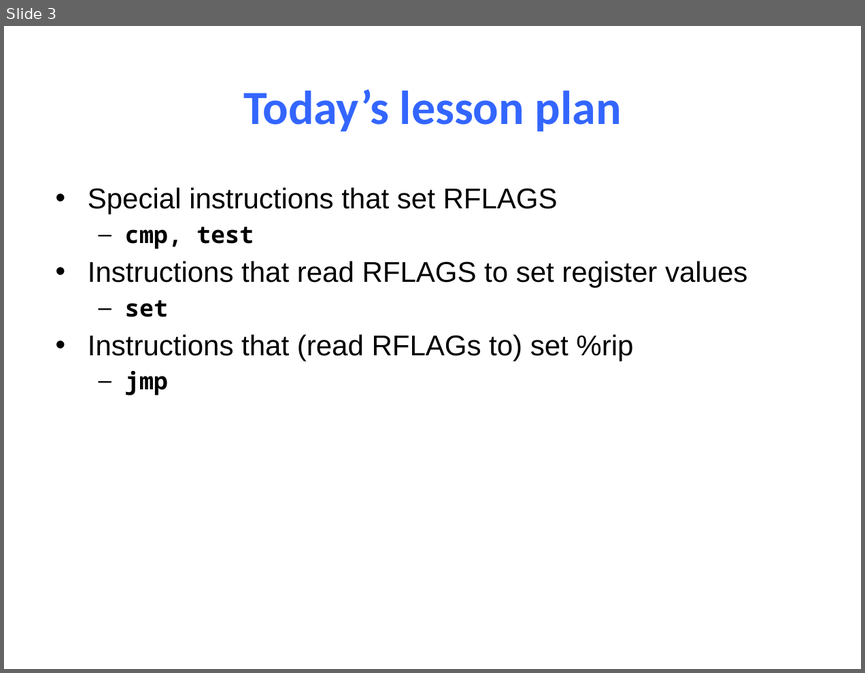
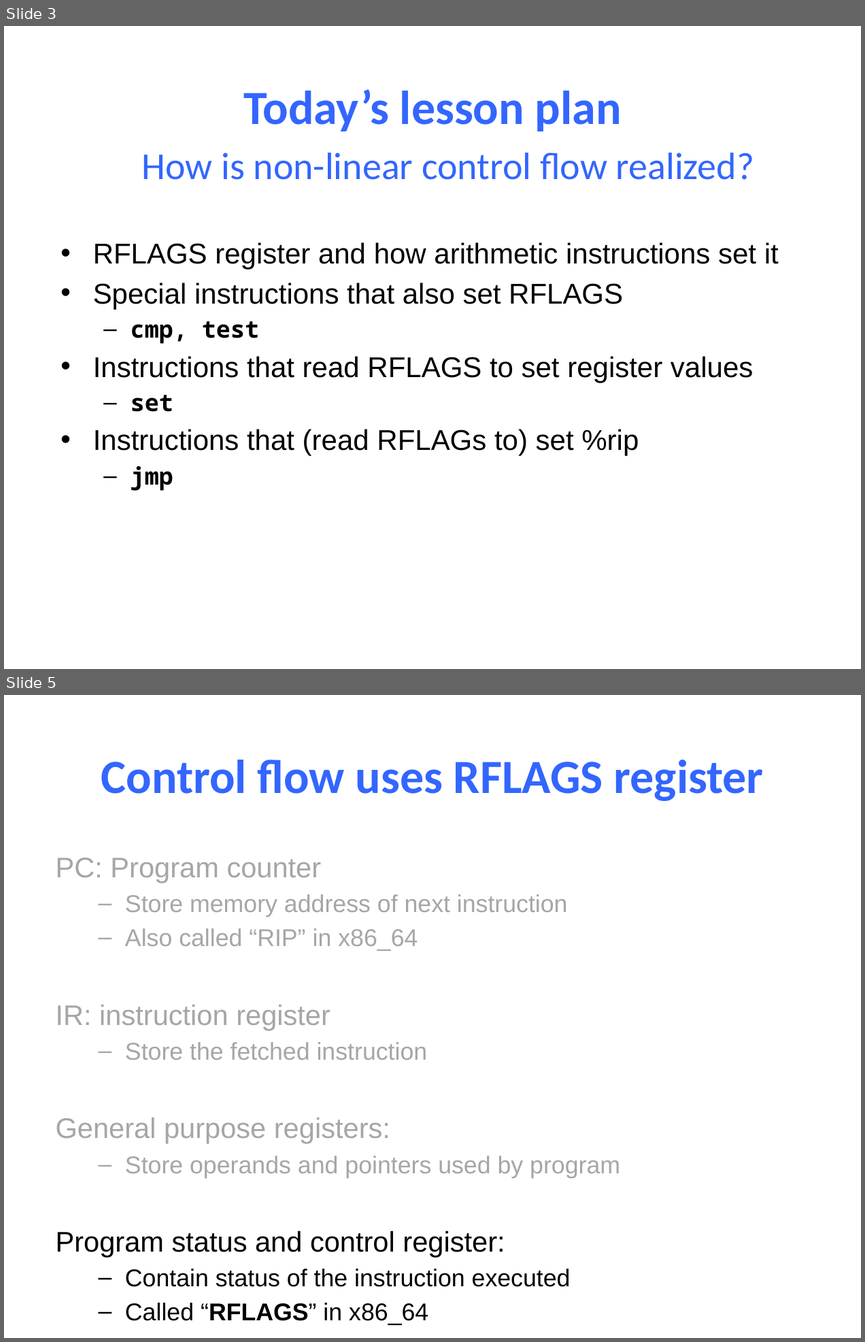
Before and after one commit to NYU-CSO/nyu-cso.github.io, a slide deck: notes/08-Machine_Control.pptx. Shown one above the other, each under a label of ours: slide 3 before the commit, slides 3 and 5 after it; the slides between them are not shown. The pictures are 865x673 and 865x1342 pixels, drawn with LibreOffice and Linux fonts; fonts in the diff are those of the drawing. Boxes give left, top, right and bottom in pixels: in the first picture for what was removed or moved away, otherwise in the second. Text is boxed around its words. In the diff, an @@ line names an element or a change of style, - is before the commit and + after.

```diff
--- a/notes/08-Machine_Control.pptx
+++ b/notes/08-Machine_Control.pptx
@@ slide 5 added at (x1=4, y1=695, x2=861, y2=1338), background #FFFFFF @@
@@ title added at (x1=101, y1=760, x2=764, y2=801), 40 pt, text #3366FF, bold @@
+Control flow uses RFLAGS register
@@ text added at (x1=56, y1=858, x2=620, y2=1325), 20.4 pt, text #A6A6A6 @@
+PC: Program counter
+  – Store memory address of next instruction
+  – Also called “RIP” in x86_64
+IR: instruction register
+  – Store the fetched instruction
+General purpose registers:
+  – Store operands and pointers used by program
+Program status and control register:
+  – Contain status of the instruction executed
+  – Called “RFLAGS” in x86_64
@@ slide 3 changed as well @@
@@ text added at (x1=141, y1=152, x2=754, y2=180), 32 pt, text #3366FF @@
+How is non-linear control flow realized?
@@ text "RFLAGS register and how arithmetic ..." moved from (x1=88, y1=187, x2=747, y2=395) to (x1=93, y1=242, x2=779, y2=490) @@
@@ text at (x1=93, y1=242, x2=779, y2=309): text changed @@
-• Special instructions that set RFLAGS
+• RFLAGS register and how arithmetic instructions set it
+• Special instructions that also set RFLAGS
```
Also in this commit, not shown: 17 other slides changed, 16 other slides added, 2 other files.
